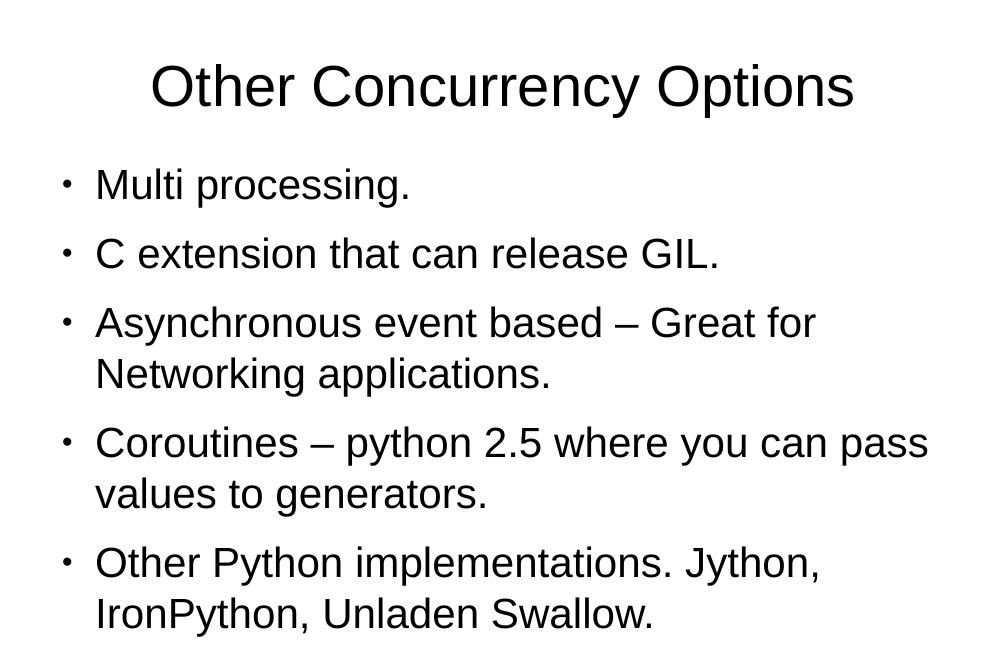
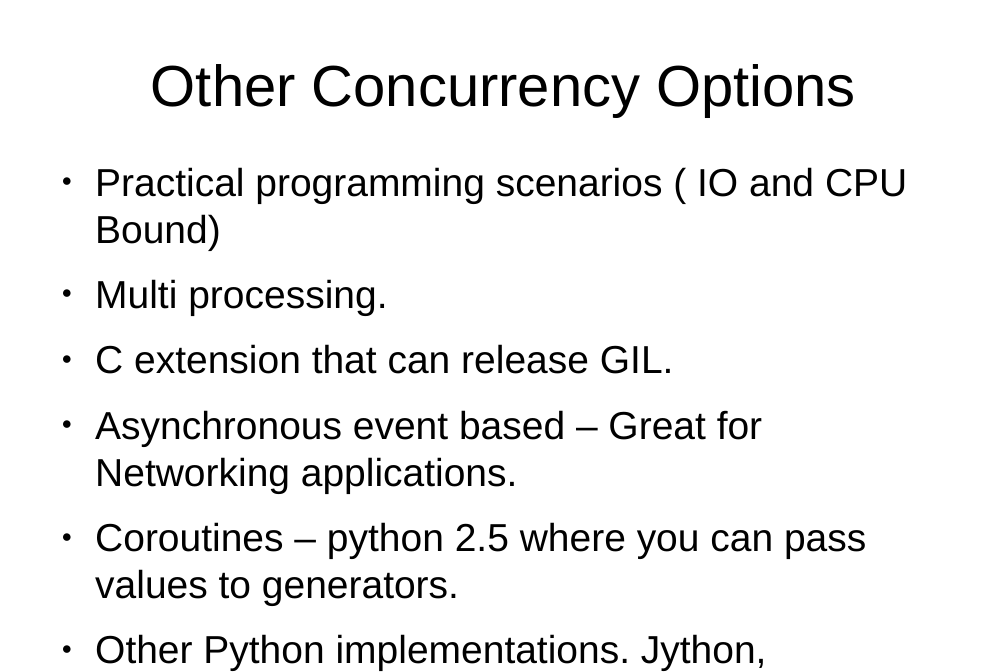
Before and after one commit to uthcode/learntosolveit, a slide deck: slide 26 of scipy09/gil.odp. Drawn at 1008x672 pixels with LibreOffice and Linux fonts; fonts in the diff are those of the drawing. Boxes give left, top, right and bottom in pixels: in the first picture for what was removed or moved away, otherwise in the second. Text is boxed around its words. In the diff, an @@ line names an element or a change of style, - is before the commit and + after.

```diff
--- a/scipy09/gil.odp
+++ b/scipy09/gil.odp
@@ text at box(95, 167, 907, 250): paragraph added @@
+● Practical programming scenarios ( IO and CPU Bound)
@@ text at box(95, 279, 866, 671): size 32 to 29.6 pt in "Multi processing.", "C extension that can release GIL.", "Asynchronous event based – Great for Networking ...", "Coroutines – python 2.5 where you can ..." and 1 more places @@
```
Also in this commit, not shown: 3 other slides changed, 2 slides added, 3 other files.
